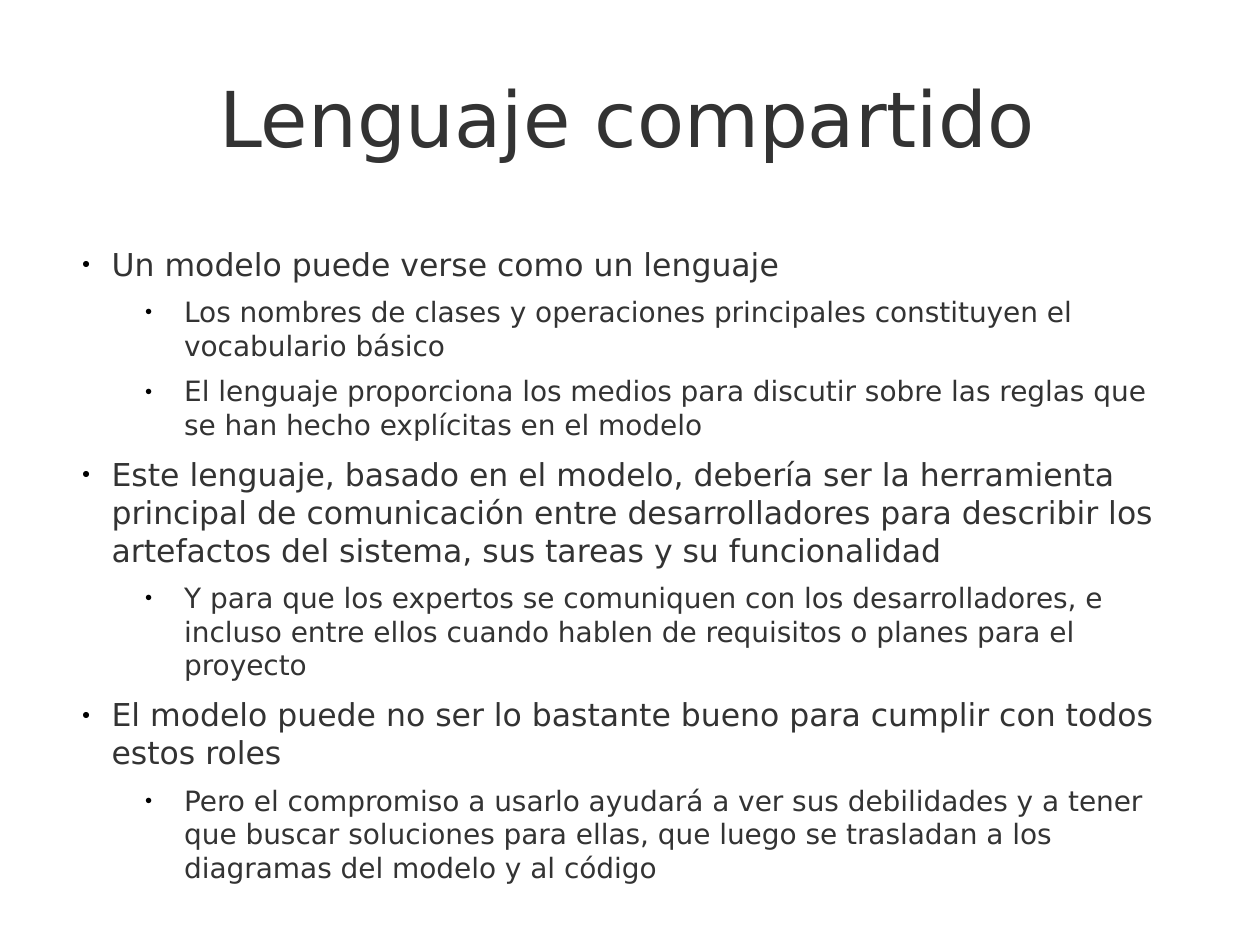
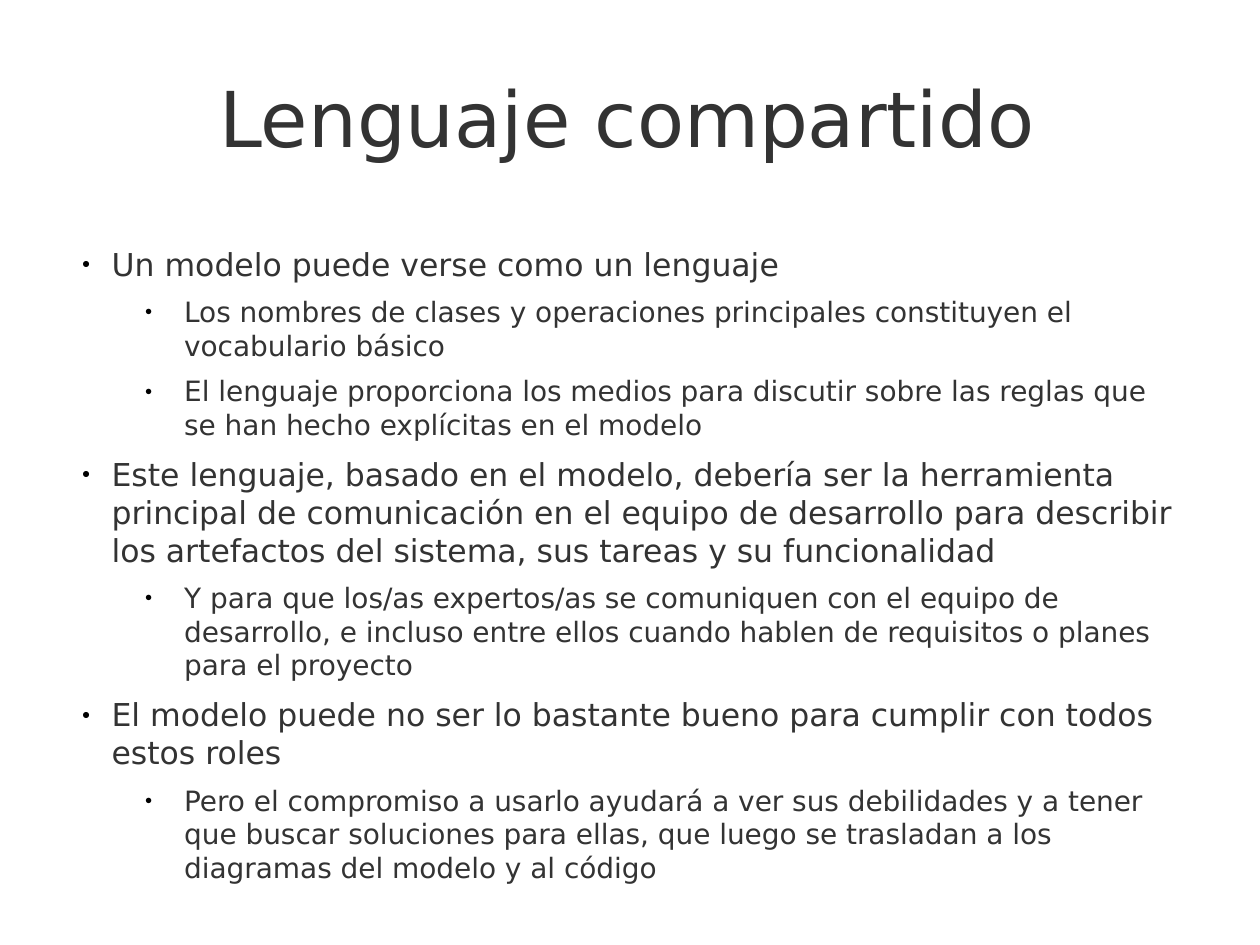
Before and after one commit to UNIZAR-30249-LabIS/ddd-slides, a slide deck: slide 24 of 8i_LabIS-D01-DomainDrivenDesign-Introducción.odp (slide 22 before the commit). Drawn at 1260x945 pixels with LibreOffice and Linux fonts; fonts in the diff are those of the drawing; background and template pictures are left out. Boxes give left, top, right and bottom in pixels: in the first picture for what was removed or moved away, otherwise in the second. Text is boxed around its words. In the diff, an @@ line names an element or a change of style, - is before the commit and + after.

```diff
--- a/8i_LabIS-D01-DomainDrivenDesign-Introducción.odp
+++ b/8i_LabIS-D01-DomainDrivenDesign-Introducción.odp
@@ text at (112, 461, 1171, 681): text changed @@
-● Este lenguaje, basado en el modelo, debería ser la herramienta principal de comunicación entre desarrolladores para describir los artefactos del sistema, sus tareas y su funcionalidad
-  ● Y para que los expertos se comuniquen con los desarrolladores, e incluso entre ellos cuando hablen de requisitos o planes para el proyecto
+● Este lenguaje, basado en el modelo, debería ser la herramienta principal de comunicación en el equipo de desarrollo para describir los artefactos del sistema, sus tareas y su funcionalidad
+  ● Y para que los/as expertos/as se comuniquen con el equipo de desarrollo, e incluso entre ellos cuando hablen de requisitos o planes para el proyecto
```
Also in this commit, not shown: 43 other slides changed, 2 slides added, 3 other files.
